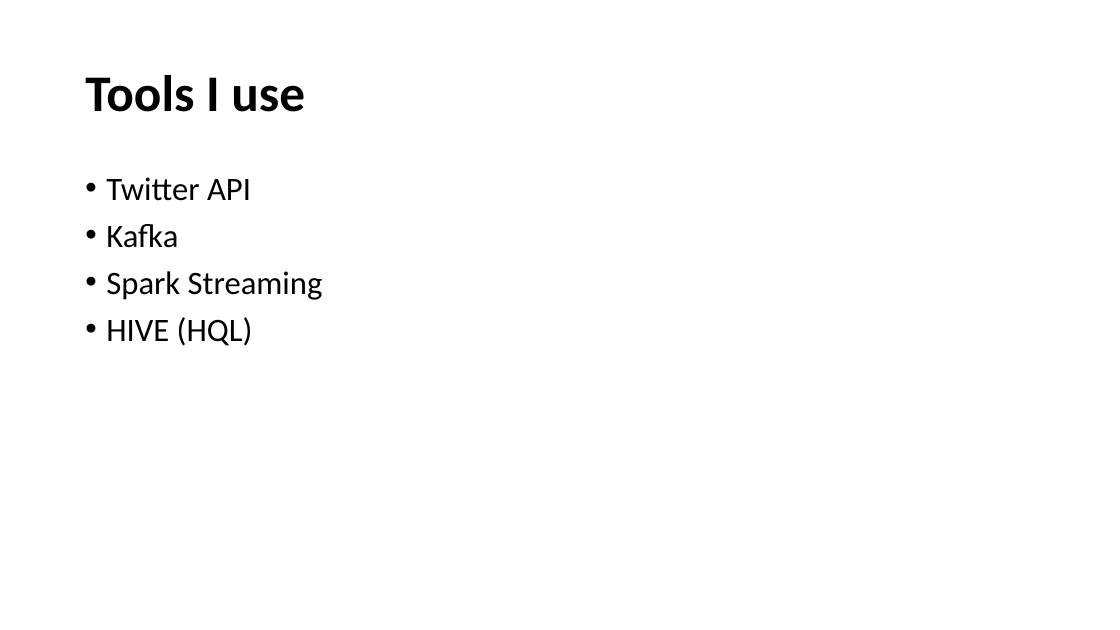
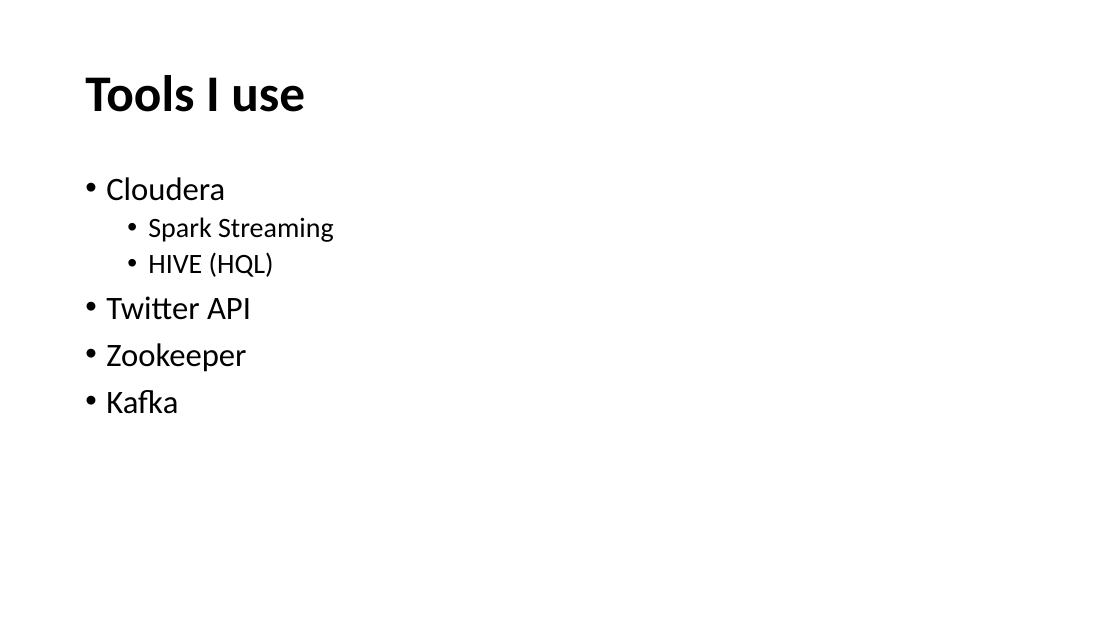
Before and after one commit to code2buptodate/BID-Finalproject, a slide deck: slide 4 of bdt-final-project-slide.pptx. Drawn at 1120x630 pixels with LibreOffice and Linux fonts; fonts in the diff are those of the drawing. Boxes give left, top, right and bottom in pixels: in the first picture for what was removed or moved away, otherwise in the second. Text is boxed around its words. In the diff, an @@ line names an element or a change of style, - is before the commit and + after.

```diff
--- a/bdt-final-project-slide.pptx
+++ b/bdt-final-project-slide.pptx
@@ text at box(106, 177, 225, 201): text changed @@
-• Twitter API
-• Kafka
+• Cloudera
@@ text at box(148, 217, 334, 277): size 28 to 24 pt in "Spark Streaming", "HIVE (HQL)"; list level 1 to 2 in "Spark Streaming"; list level 1 to 2 in "HIVE (HQL)" @@
@@ text at box(106, 296, 251, 414): paragraphs added @@
+• Twitter API
+• Zookeeper
+• Kafka
```
Also in this commit, not shown: 3 other slides changed, 3 slides added, 1 slide removed.
